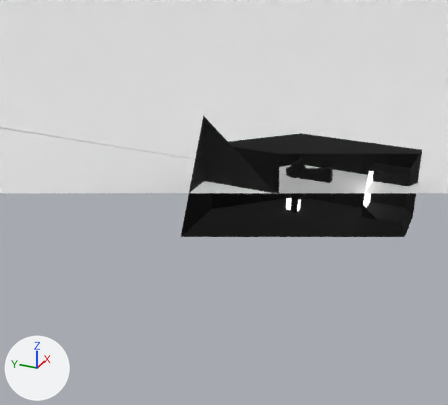
One commit to the glTF model meshes/assets.glb: the scene before it, then after it.
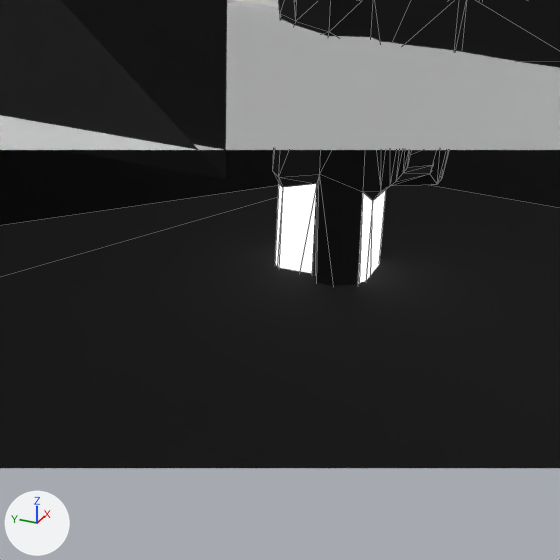
Each version appears first whole from a 50 mm lens placed at (-1.772, -0.488, 0.745), pointed at (-0.473, 0.096, 0.096), and next in a close-up on the part from 55% to 72% of the width and 43% to 62% of the height. Arrows for +X, +Y and +Z are at lower left; the lights stay in place. The close-ups show mesh edges as thin lines. Everything nearer to the camera than a plane just in front of the edit is cut away. Vertices at the same position are counted once.

Names of what the first close-up shows: 'enviroment', 'pistol', 'robot1'.
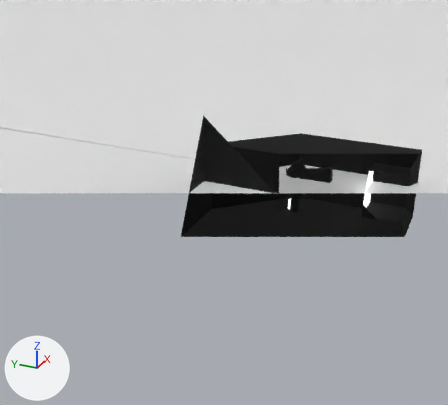
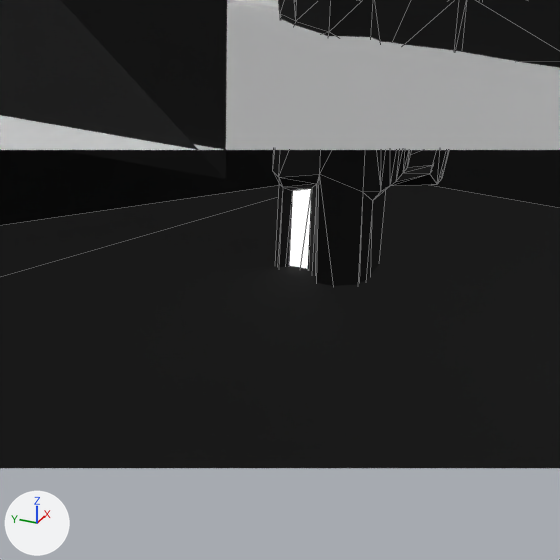
Location of each change, (x1, y1, x2, y2) in pixels of the close-ups (560 x 560 px):
part 1 of me_cube_002, built on: (279, 184, 316, 273) in both
part 2 of me_cube_002, recoloured (white to black): (275, 184, 386, 284) in both

The change in detail:
me_cube_002 is used by ob_pistol; location (0.0, 0.0, 0.0); rotation (-1.571, 1.571, 0.0), in degrees (-90, 90, 0).
me_cube_002 had 184 vertices, 370 faces and spanned x -0.062..0.202, y -0.025..0.025, z -0.057..0.089.
me_cube_002 now has 203 vertices, 408 faces and spans x -0.062..0.202, y -0.025..0.025, z -0.057..0.089.
Part 1, on me_cube_002:
10 faces are deleted.
19 vertices are added at x -0.022..0.194, y -0.008..0.008, z 0.068..0.089.
39 new faces join them, mat_dark (black #000000).
9 new faces join them, mat_emissive (white #e7e7e7).
me_cube_002 part 2: 16 faces spanning x 0.073..0.19, y -0.015..0.015, z 0.04..0.083 switch from mat_emissive (white #e7e7e7) to mat_dark (black #000000).
